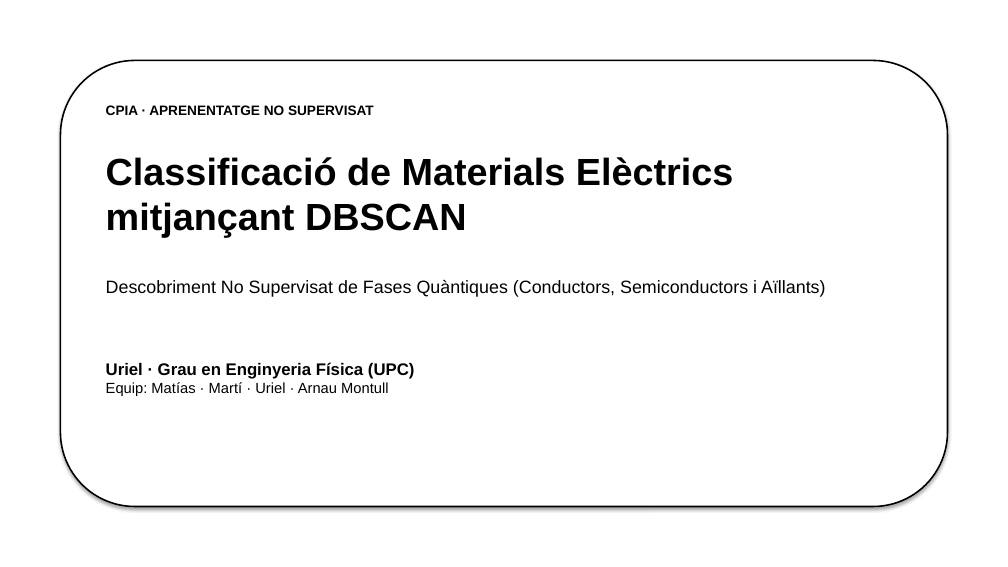
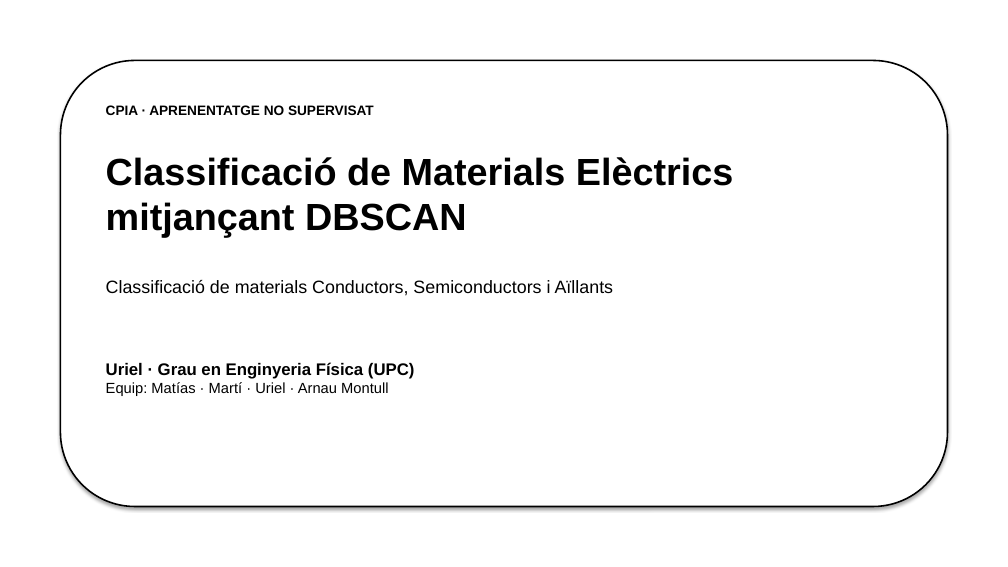
Before and after one commit to ArnauMontull/CPIA-Expo, a slide deck: slide 1 of presentacion/presentacion_materiales_uriel.pptx. Drawn at 1008x567 pixels with LibreOffice and Linux fonts; fonts in the diff are those of the drawing. Boxes give left, top, right and bottom in pixels: in the first picture for what was removed or moved away, otherwise in the second. Text is boxed around its words. In the diff, an @@ line names an element or a change of style, - is before the commit and + after.

Commit message:
docs(slides): actualitzar presentacio d'Uriel amb els canvis de disseny i text

```diff
--- a/presentacion/presentacion_materiales_uriel.pptx
+++ b/presentacion/presentacion_materiales_uriel.pptx
@@ text at [106, 280, 614, 296]: text changed @@
-Descobriment No Supervisat de Fases Quàntiques (Conductors, Semiconductors i Aïllants)
+Classificació de materials Conductors, Semiconductors i Aïllants
```
Also in this commit, not shown: 3 other slides changed, 4 other files.
